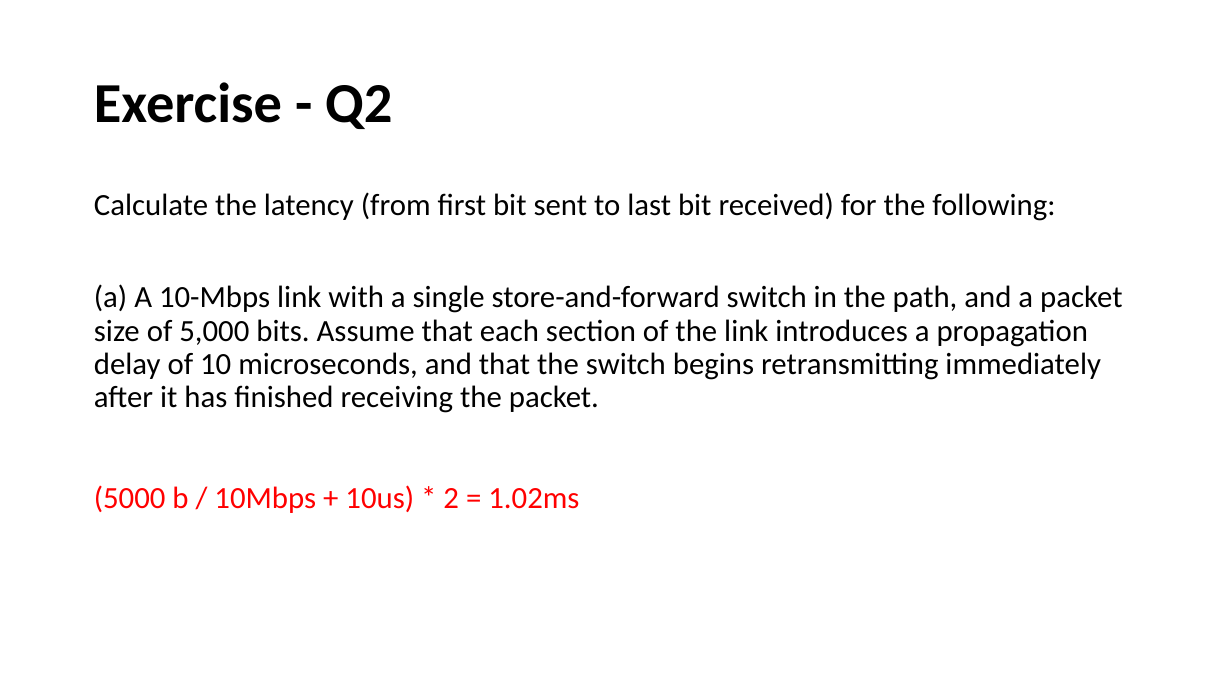
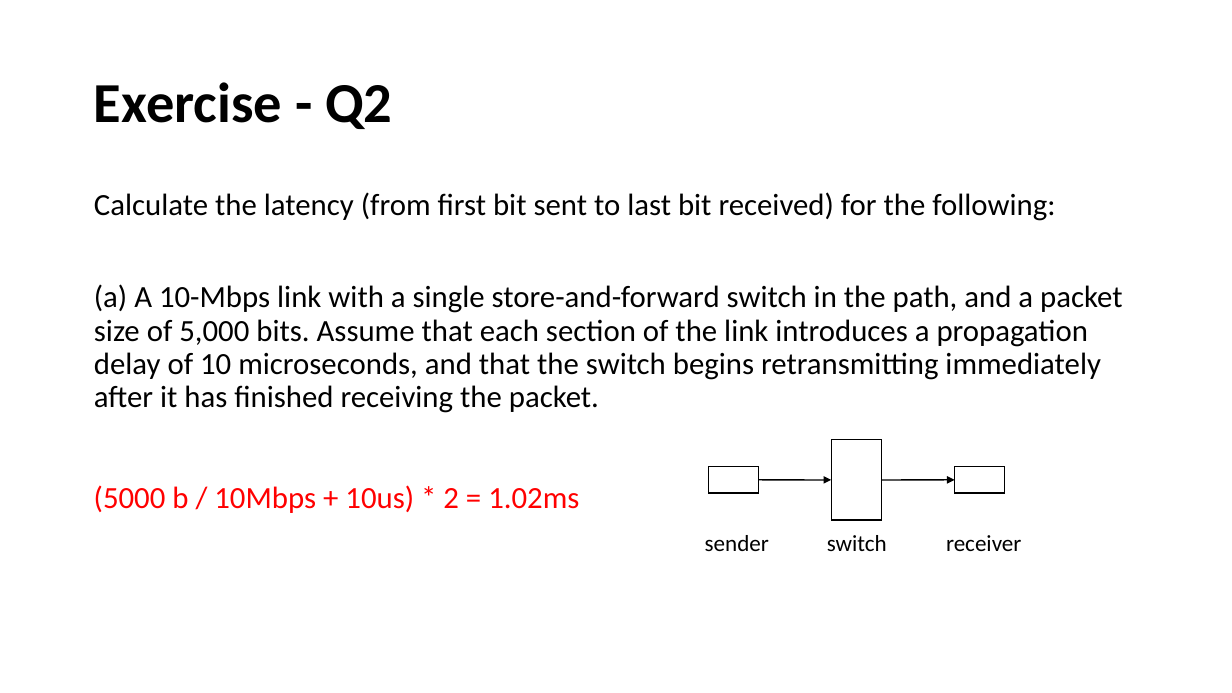
Before and after one commit to henryhxu/CSCI4430-ESTR4120, a slide deck: slide 17 of tutorial/T02/tut02.pptx. Drawn at 1232x693 pixels with LibreOffice and Linux fonts; fonts in the diff are those of the drawing. Boxes give left, top, right and bottom in pixels: in the first picture for what was removed or moved away, otherwise in the second. Text is boxed around its words. In the diff, an @@ line names an element or a change of style, - is before the commit and + after.

```diff
--- a/tutorial/T02/tut02.pptx
+++ b/tutorial/T02/tut02.pptx
@@ rectangle added at [832,440,882,520], fill #FFFFFF, outline #000000 1 pt @@
@@ rectangle added at [709,467,759,494], fill #FFFFFF, outline #000000 1 pt @@
@@ rectangle added at [955,467,1005,494], fill #FFFFFF, outline #000000 1 pt @@
@@ arrow added from (759, 480) to (832, 480), #000000 1 pt @@
@@ arrow added from (882, 480) to (955, 480), #000000 1 pt @@
@@ text added at [705,535,769,551], 18 pt, text #000000 @@
+sender
@@ text added at [827,535,887,551], 18 pt, text #000000 @@
+switch
@@ text added at [946,535,1021,551], 18 pt, text #000000 @@
+receiver
```
Also in this commit, not shown: 1 other slide changed.
